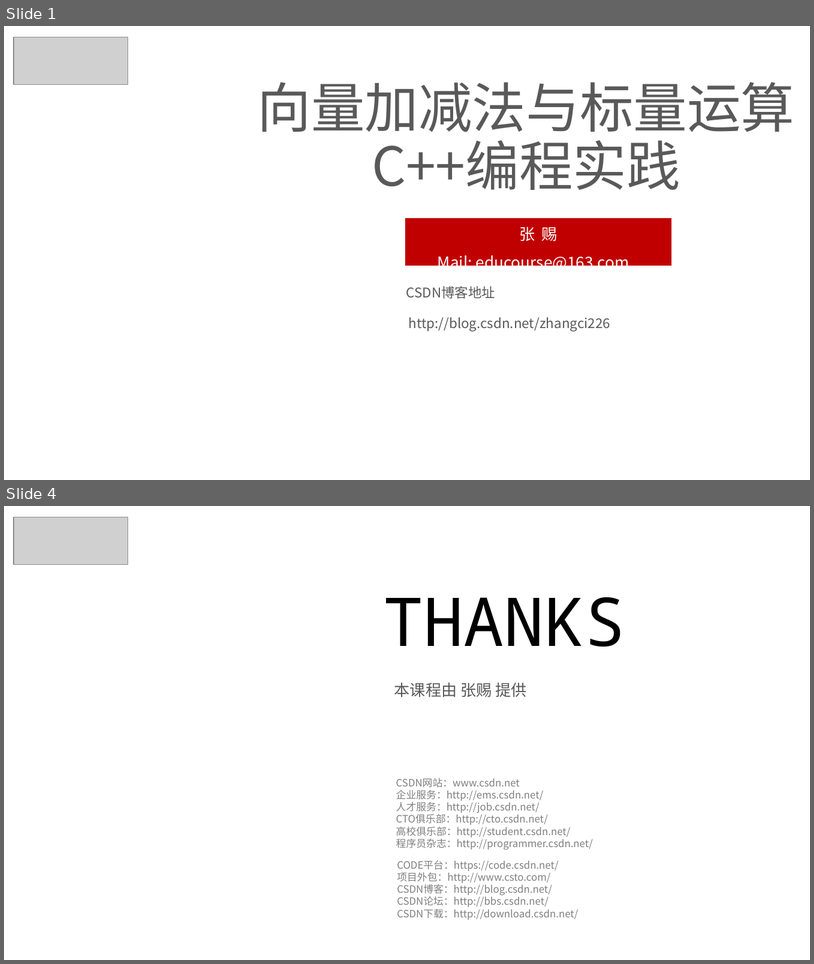
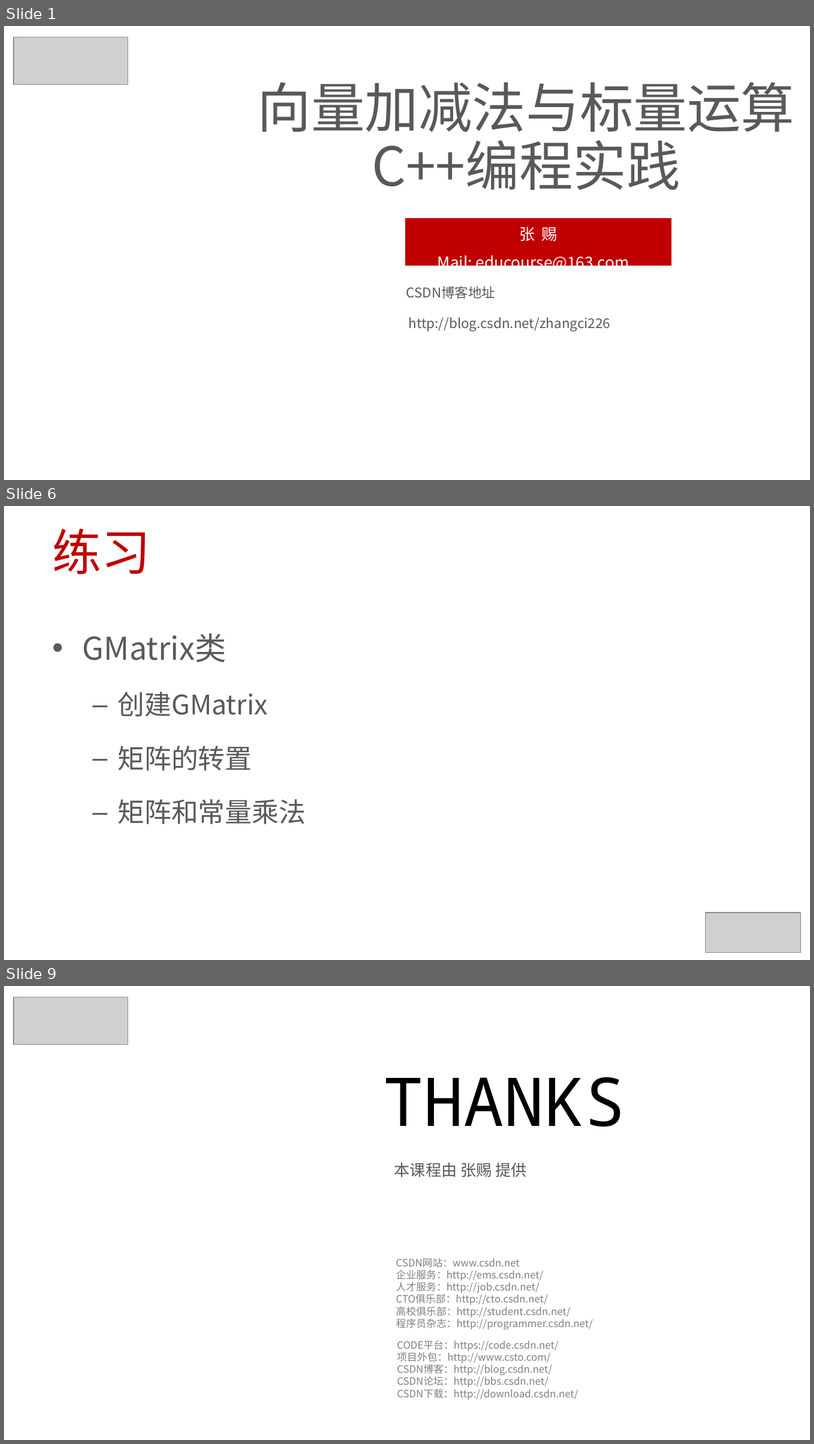
Before and after one commit to 0000duck/ComputerGraphicsBasics, a slide deck: PPT/C++练习.pptx. Shown one above the other, each under a label of ours: slides 1 and 4 before the commit, slides 1, 6 and 9 after it; the slides between them are not shown. The pictures are 814x964 and 814x1444 pixels, drawn with LibreOffice and Linux fonts; fonts in the diff are those of the drawing; grey boxes stand for pictures; background and template pictures are left out. Boxes give left, top, right and bottom in pixels: in the first picture for what was removed or moved away, otherwise in the second. Text is boxed around its words. In the diff, an @@ line names an element or a change of style, - is before the commit and + after.

```diff
--- a/PPT/C++练习.pptx
+++ b/PPT/C++练习.pptx
@@ slide 6 added at [4,506,810,960], background #FFFFFF @@
@@ title added at [53,528,151,574], 44 pt, text #C00000 @@
+练习
@@ text added at [83,633,306,824], 24 pt, text #595959 @@
+• GMatrix类
+  – 创建GMatrix
+  – 矩阵的转置
+  – 矩阵和常量乘法
@@ picture added at [705,912,801,952] @@
@@ what was slide 4 is now slide 9 @@
```
Also in this commit, not shown: 2 slides changed, 4 other slides added, 2 other files.
